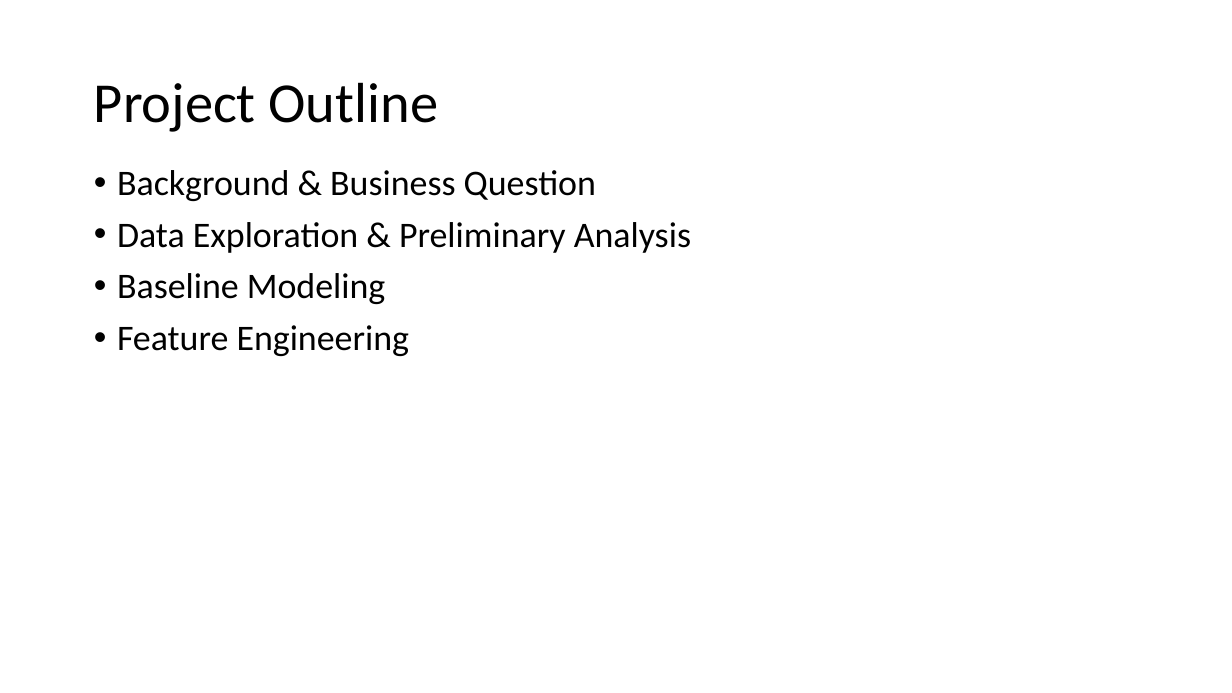
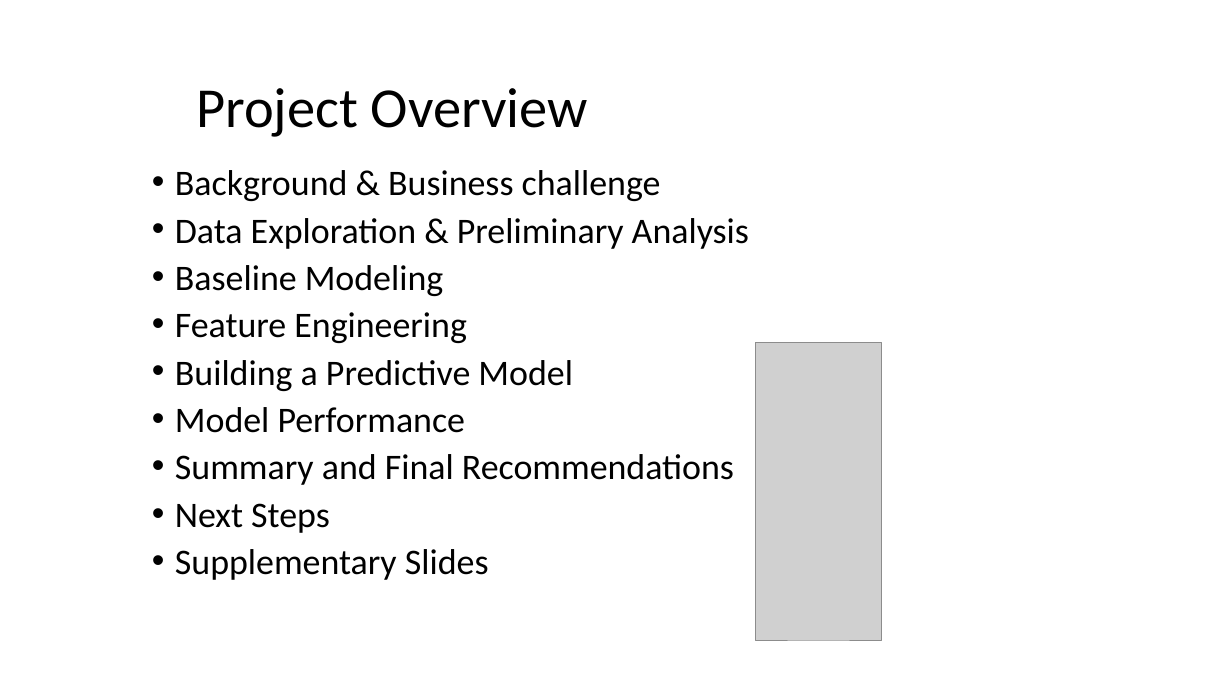
Before and after one commit to Erolino/LendingClub_Loans, a slide deck: slide 2 of LendingClub_Biz_Deck.pptx. Drawn at 1232x693 pixels with LibreOffice and Linux fonts; fonts in the diff are those of the drawing; grey boxes stand for pictures. Boxes give left, top, right and bottom in pixels: in the first picture for what was removed or moved away, otherwise in the second. Text is boxed around its words. In the diff, an @@ line names an element or a change of style, - is before the commit and + after.

Commit message:
project finished

```diff
--- a/LendingClub_Biz_Deck.pptx
+++ b/LendingClub_Biz_Deck.pptx
@@ title at (x1=196, y1=88, x2=588, y2=137): text changed @@
-Project Outline
+Project Overview
@@ text "Background & Business challenge" moved from (x1=117, y1=170, x2=691, y2=356) to (x1=175, y1=170, x2=749, y2=580) @@
@@ text at (x1=175, y1=170, x2=661, y2=201): text changed @@
-• Background & Business Question
+• Background & Business challenge
@@ text at (x1=175, y1=218, x2=749, y2=343): line spacing 0.9 to 0.8 @@
@@ picture added at (x1=756, y1=343, x2=883, y2=640) @@
@@ text at (x1=175, y1=360, x2=734, y2=580): paragraphs added @@
+• Building a Predictive Model
+• Model Performance
+• Summary and Final Recommendations
+• Next Steps
+• Supplementary Slides
```
Also in this commit, not shown: 7 other slides changed, 5 slides added, 4 slides removed, 3 other files.
